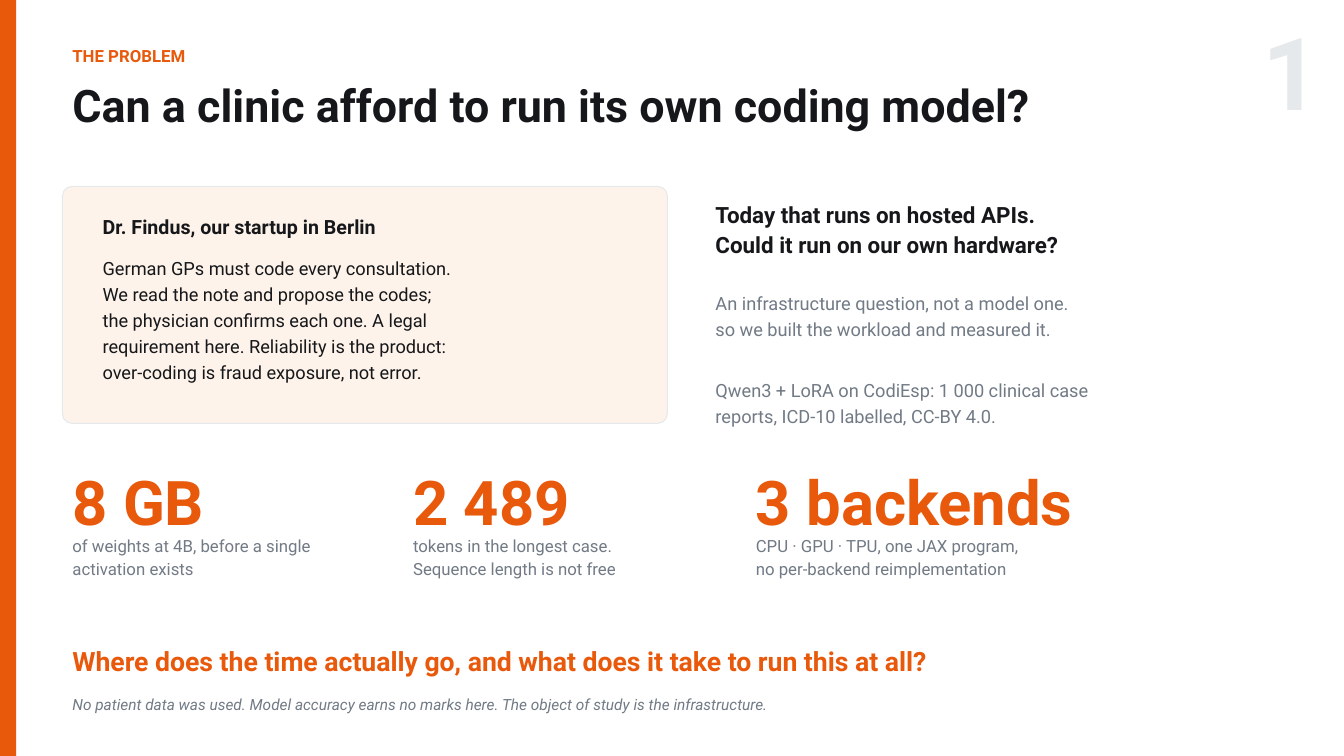
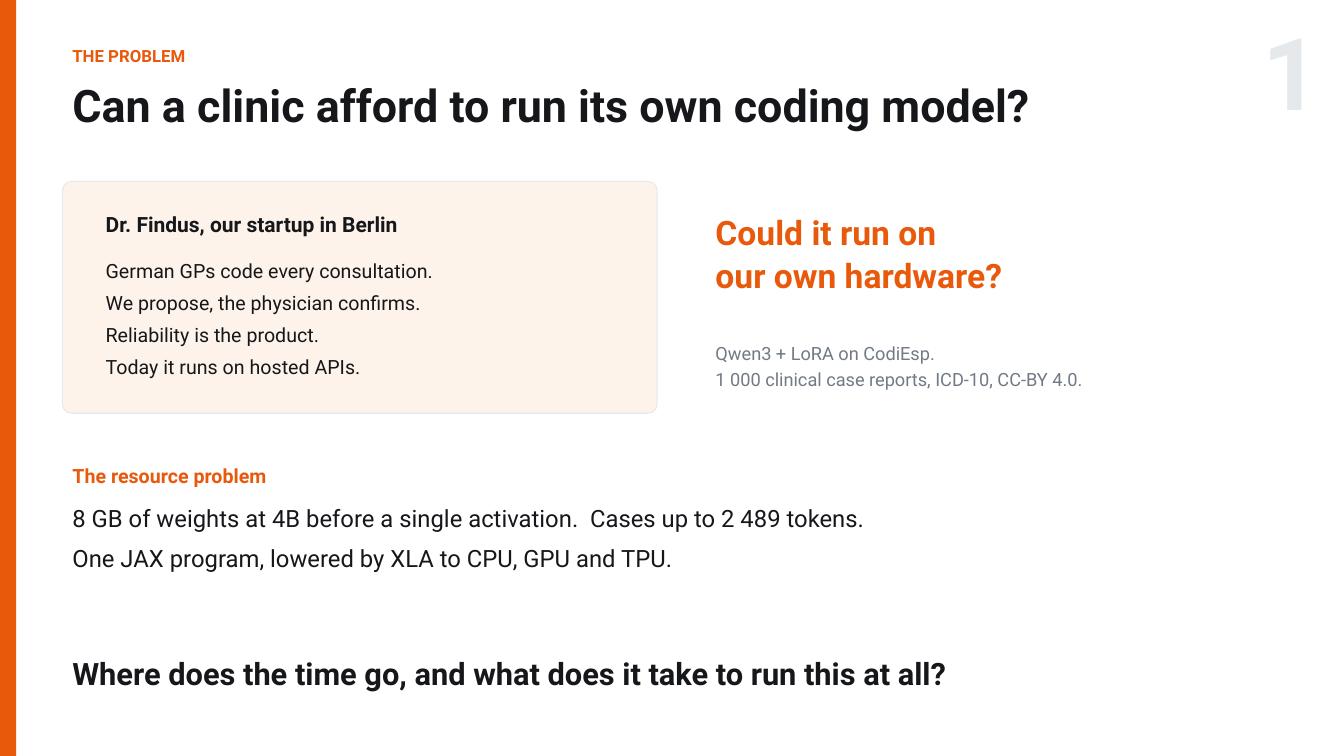
Before and after one commit to RN0L/me344-qwen3-icd10-profiling, a slide deck: slide 1 of slides/ME344_Final_Arnold_Hambuch.pptx. Drawn at 1344x756 pixels with LibreOffice and Linux fonts; fonts in the diff are those of the drawing. Boxes give left, top, right and bottom in pixels: in the first picture for what was removed or moved away, otherwise in the second. Text is boxed around its words. In the diff, an @@ line names an element or a change of style, - is before the commit and + after.

```diff
--- a/slides/ME344_Final_Arnold_Hambuch.pptx
+++ b/slides/ME344_Final_Arnold_Hambuch.pptx
@@ rounded rectangle: place and size @@
-rounded rectangle at [63,187,667,423]
+rounded rectangle at [63,181,657,413]
@@ text "Dr. Findus, our startup in ..." at [106,216,397,237]: size 14 to 15 pt @@
@@ text at [715,219,1002,289]: text changed; size 16 to 24 pt; text colour #15171A to #E8590C @@
-Today that runs on hosted APIs.
-Could it run on our own hardware?
+Could it run on
+our own hardware?
@@ text at [106,263,432,378]: text changed; size 13 to 14 pt @@
-German GPs must code every consultation.
-We read the note and propose the codes;
-the physician confirms each one. A legal
-requirement here. Reliability is the product:
-over-coding is fraud exposure, not error.
+German GPs code every consultation.
+We propose, the physician confirms.
+Reliability is the product.
+Today it runs on hosted APIs.
@@ text at [715,346,1082,390]: text changed @@
-An infrastructure question, not a model one.
-so we built the workload and measured it.
-Qwen3 + LoRA on CodiEsp: 1 000 clinical case
-reports, ICD-10 labelled, CC-BY 4.0.
+Qwen3 + LoRA on CodiEsp.
+1 000 clinical case reports, ICD-10, CC-BY 4.0.
@@ text added at [72,468,267,487], 14 pt, text #E8590C, bold @@
+The resource problem
@@ text removed at [756,478,1072,526] @@
-3 backends
@@ text at [72,509,864,572]: text changed; size 12 to 17 pt; text colour #717A85 to #15171A @@
-of weights at 4B, before a single
-activation exists
+8 GB of weights at 4B before a single activation. Cases up to 2 489 tokens.
+One JAX program, lowered by XLA to CPU, GPU and TPU.
@@ text removed at [72,480,204,540] @@
-8 GB
@@ text removed at [413,480,570,540] @@
-2 489
@@ text removed at [413,539,616,579] @@
-tokens in the longest case.
-Sequence length is not free
@@ text removed at [756,540,1018,579] @@
-CPU · GPU · TPU, one JAX program,
-no per-backend reimplementation
@@ text at [72,662,946,692]: text changed; size 19 to 22 pt; text colour #E8590C to #15171A @@
-Where does the time actually go, and what does it take to run this at all?
+Where does the time go, and what does it take to run this at all?
@@ text removed at [72,698,768,713] @@
-No patient data was used. Model accuracy earns no marks here. The object of study is the infrastructure.
```
Also in this commit, not shown: 3 other slides changed, 1 slide added, 1 slide removed, 6 other files.
